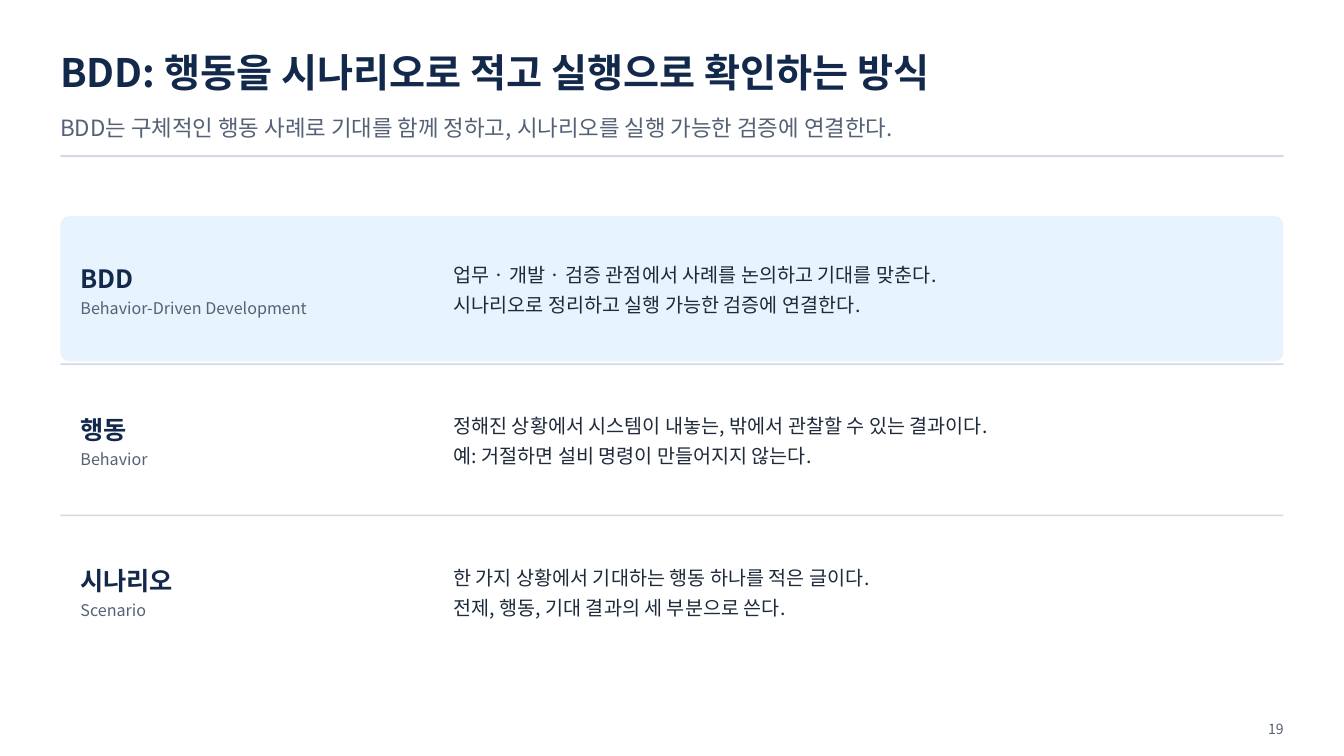
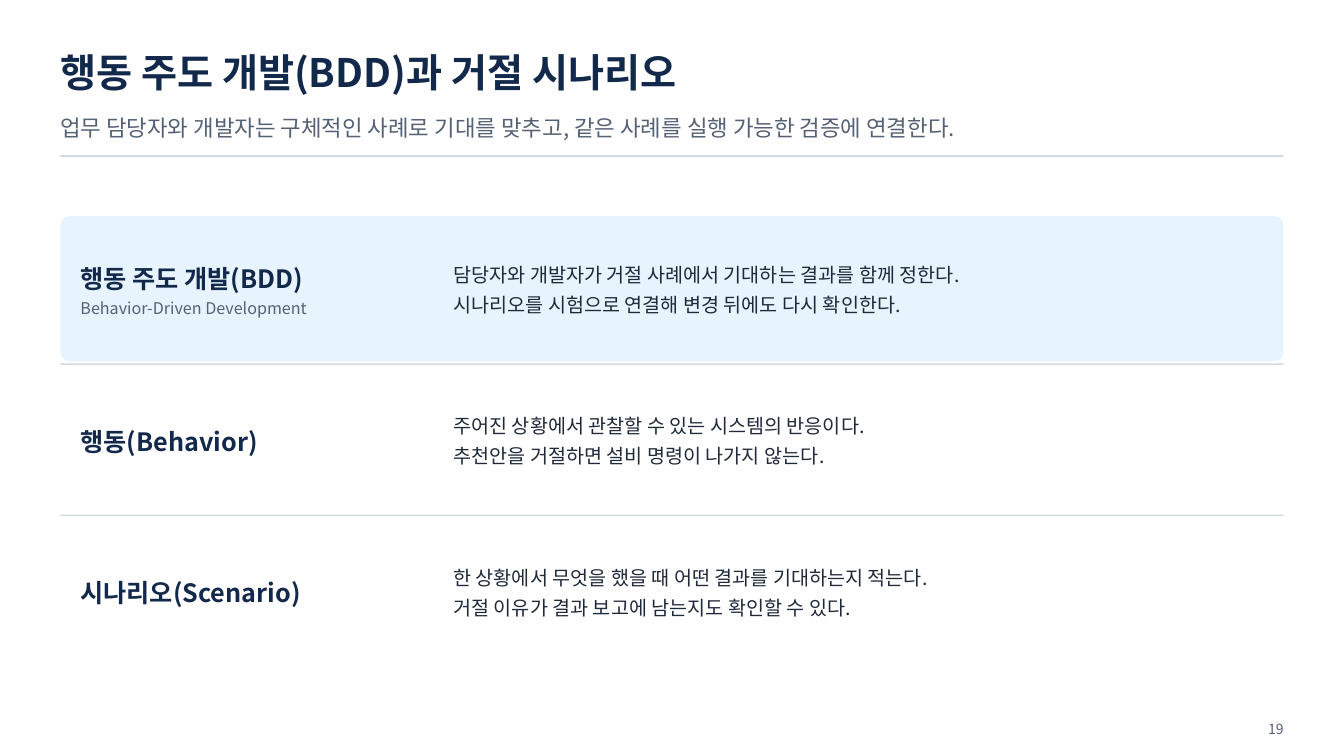
Before and after one commit to uengine-oss/hyd-iot-edu, a slide deck: slide 19 of workspace/강의제작/산출물/통합반/이론_오프라인/07회차/통합반_오프라인_07회차.pptx. Drawn at 1344x756 pixels with LibreOffice and Linux fonts; fonts in the diff are those of the drawing. Boxes give left, top, right and bottom in pixels: in the first picture for what was removed or moved away, otherwise in the second. Text is boxed around its words. In the diff, an @@ line names an element or a change of style, - is before the commit and + after.

Commit message:
통합반 현장 7회차 18~22장 거절 시나리오와 관찰할 결과를 확정

```diff
--- a/workspace/강의제작/산출물/통합반/이론_오프라인/07회차/통합반_오프라인_07회차.pptx
+++ b/workspace/강의제작/산출물/통합반/이론_오프라인/07회차/통합반_오프라인_07회차.pptx
@@ text at <box>60,54,676,95</box>: text changed @@
-BDD: 행동을 시나리오로 적고 실행으로 확인하는 방식
+행동 주도 개발(BDD)과 거절 시나리오
@@ text at <box>60,117,955,140</box>: text changed @@
-BDD는 구체적인 행동 사례로 기대를 함께 정하고, 시나리오를 실행 가능한 검증에 연결한다.
+업무 담당자와 개발자는 구체적인 사례로 기대를 맞추고, 같은 사례를 실행 가능한 검증에 연결한다.
@@ text at <box>80,267,303,293</box>: text changed @@
-BDD
+행동 주도 개발(BDD)
@@ text at <box>453,265,960,314</box>: text changed @@
-업무 · 개발 · 검증 관점에서 사례를 논의하고 기대를 맞춘다.
-시나리오로 정리하고 실행 가능한 검증에 연결한다.
+담당자와 개발자가 거절 사례에서 기대하는 결과를 함께 정한다.
+시나리오를 시험으로 연결해 변경 뒤에도 다시 확인한다.
@@ text at <box>453,416,865,465</box>: text changed @@
-정해진 상황에서 시스템이 내놓는, 밖에서 관찰할 수 있는 결과이다.
-예: 거절하면 설비 명령이 만들어지지 않는다.
+주어진 상황에서 관찰할 수 있는 시스템의 반응이다.
+추천안을 거절하면 설비 명령이 나가지 않는다.
@@ text at <box>80,430,257,456</box>: text changed; size 11.5 to 18 pt; text colour #556175 to #13294B; bold on @@
-행동
-Behavior
+행동(Behavior)
@@ text at <box>453,568,928,617</box>: text changed @@
-한 가지 상황에서 기대하는 행동 하나를 적은 글이다.
-전제, 행동, 기대 결과의 세 부분으로 쓴다.
+한 상황에서 무엇을 했을 때 어떤 결과를 기대하는지 적는다.
+거절 이유가 결과 보고에 남는지도 확인할 수 있다.
@@ text at <box>80,581,300,607</box>: text changed; size 11.5 to 18 pt; text colour #556175 to #13294B; bold on @@
-시나리오
-Scenario
+시나리오(Scenario)
```
Also in this commit, not shown: 4 other slides changed, 10 other files.
